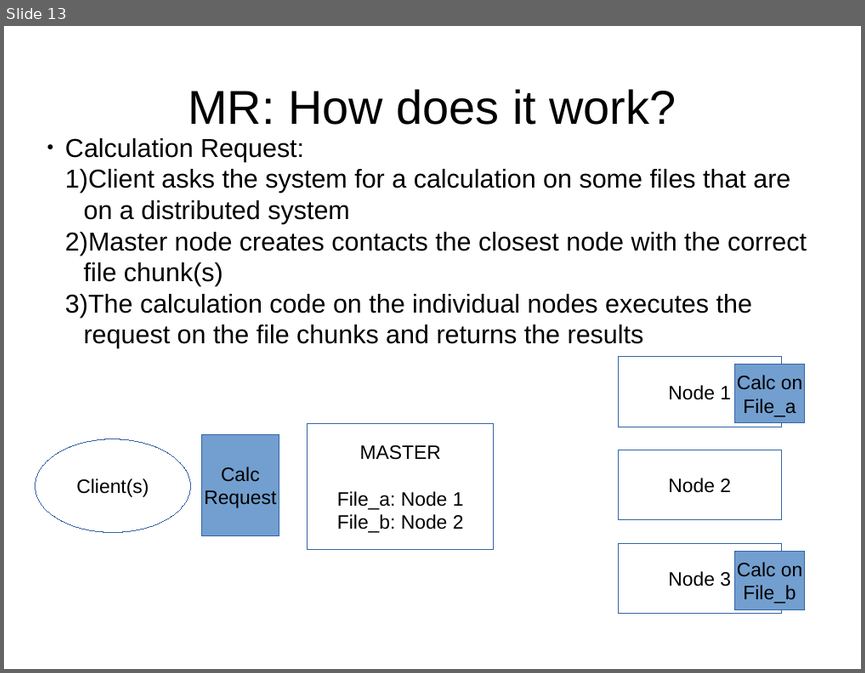
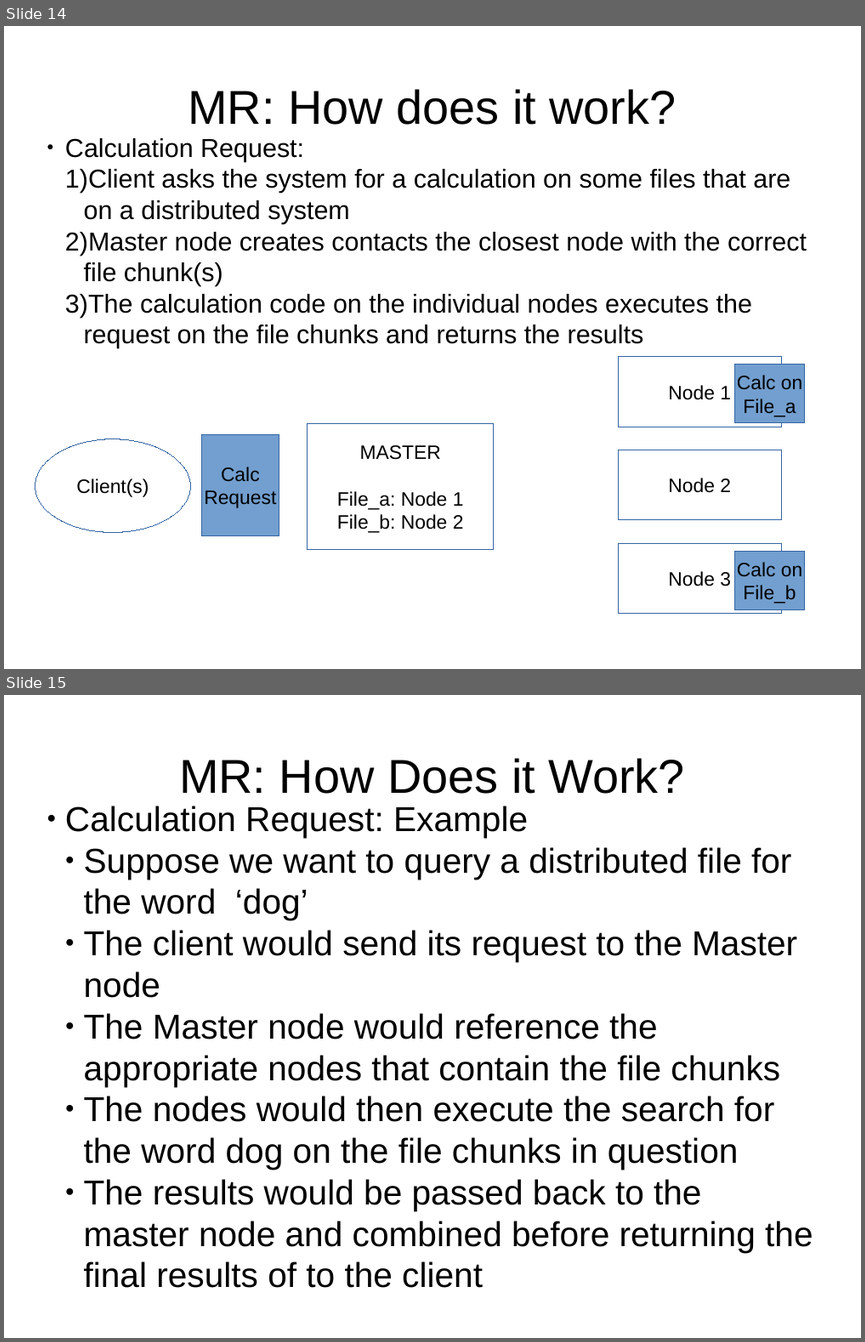
Before and after one commit to twcannon/MSDataSci, a slide deck: CSIS604/projects/assignment_4/assignment_4_ppt.pptx. Shown one above the other, each under a label of ours: slide 13 before the commit, slides 14 and 15 after it. The pictures are 865x673 and 865x1342 pixels, drawn with LibreOffice and Linux fonts; fonts in the diff are those of the drawing. Boxes give left, top, right and bottom in pixels: in the first picture for what was removed or moved away, otherwise in the second. Text is boxed around its words. In the diff, an @@ line names an element or a change of style, - is before the commit and + after.

```diff
--- a/CSIS604/projects/assignment_4/assignment_4_ppt.pptx
+++ b/CSIS604/projects/assignment_4/assignment_4_ppt.pptx
@@ slide 15 added at [4,695,861,1338], background #FFFFFF @@
@@ text added at [179,758,684,794], 44 pt, text #000000 @@
+MR: How Does it Work?
@@ text added at [65,805,812,1287], 32 pt, text #000000 @@
+● Calculation Request: Example
+  ● Suppose we want to query a distributed file for the word ‘dog’
+  ● The client would send its request to the Master node
+  ● The Master node would reference the appropriate nodes that contain the file chunks
+  ● The nodes would then execute the search for the word dog on the file chunks in question
+  ● The results would be passed back to the master node and combined before returning the final results of to the client
@@ what was slide 13 is now slide 14 @@
```
Also in this commit, not shown: 2 other slides added, 1 slide removed.
